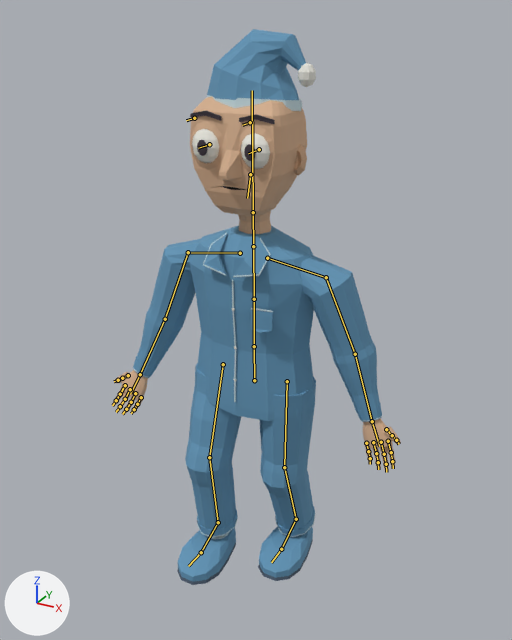
The Blender file art_source/unity/characters/human/LMS_Human_alpha.blend, before and after one commit.
Camera for both pictures: a 50 mm lens placed at (1.037, -1.875, 1.898), pointed at (0.055, -0.089, 1.005). Lighting does not change. The marker at lower left points along +X, +Y and +Z. The older version comes first. Both versions are drawn at frame 26 of the action 'Human_Walk'; the numbers are the values there. The bones that bend it are drawn over the model as lines.

Names of what the first picture shows: 'HandSkin.L', 'HandSkin.R', 'HumanBody', 'HumanHead', 'HumanNightcap'.
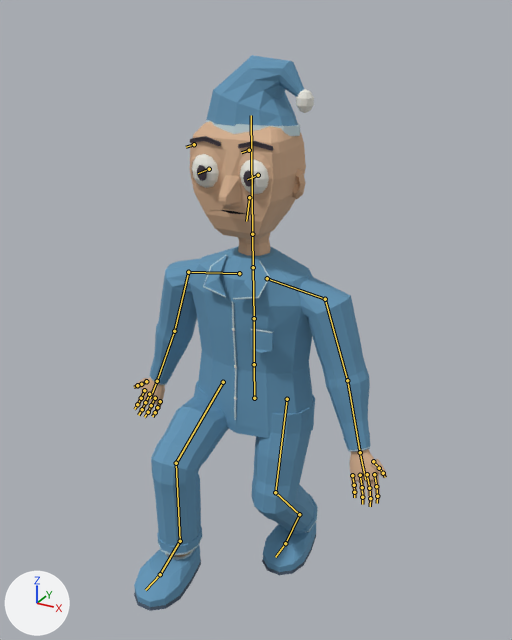
Location of each change, (x1, y1, x2, y2) in pixels of the pictures (512 x 640 px):
```json
{"object": "HumanBody", "change": "posed", "before": [133, 226, 382, 585], "after": [134, 246, 371, 611]}
{"object": "HumanHead", "change": "posed", "before": [190, 97, 307, 234], "after": [190, 121, 306, 256]}
{"object": "HumanNightcap", "change": "posed", "before": [206, 29, 316, 111], "after": [206, 55, 314, 136]}
{"object": "HandSkin.L", "change": "posed", "before": [363, 418, 401, 472], "after": [350, 449, 387, 507], "on screen": "7% taller"}
{"object": "HandSkin.R", "change": "posed", "before": [112, 370, 148, 415], "after": [134, 378, 165, 417], "on screen": "14% narrower, 13% shorter"}
{"bone": "Hips", "before": "(254, 380) to (254, 346)", "after": "(254, 398) to (254, 364)"}
{"bone": "Chest", "before": "(254, 299) to (253, 246)", "after": "(254, 318) to (253, 267)"}
{"bone": "UpperArm.L", "before": "(326, 277) to (355, 354)", "after": "(325, 299) to (347, 380)"}
{"bone": "UpperArm.R", "before": "(188, 252) to (165, 319)", "after": "(188, 272) to (174, 331)"}
{"bone": "UpperLeg.L", "before": "(287, 381) to (284, 467)", "after": "(287, 399) to (275, 492)"}
{"bone": "LowerLeg.L", "before": "(284, 467) to (296, 519)", "after": "(275, 492) to (299, 514)"}
{"bone": "Foot.L", "before": "(296, 519) to (281, 549)", "after": "(299, 514) to (285, 543)"}
{"bone": "UpperLeg.R", "before": "(223, 364) to (209, 457)", "after": "(223, 382) to (176, 463)"}
{"bone": "LowerLeg.R", "before": "(209, 457) to (218, 522)", "after": "(176, 463) to (180, 541)"}
{"bone": "Foot.R", "before": "(218, 522) to (201, 552)", "after": "(180, 541) to (160, 574)"}
```

The change, as JSON lines over the scene's bpy script:
```json
{"block": "bone_hips", "where": "bone_hips = bpy.data.objects['LMS_HumanRig'].pose.bones['Hips']  # child of 'Root'"}
{"op": "set", "path": "bone_hips.location", "old": "(0.0, -0.018, 0.0)", "new": "(0.0, -0.086, 0.0)"}
{"block": "bone_chest", "where": "bone_chest = bpy.data.objects['LMS_HumanRig'].pose.bones['Chest']  # child of 'Spine'"}
{"op": "set", "path": "bone_chest.rotation_quaternion", "old": "(1.0, 0.012, 0.0, 0.0)", "new": "(1.0, 0.02, 0.0, 0.0)", "note": "degrees (1, 0, 0) -> degrees (2, 0, 0)"}
{"block": "bone_upperarm_l", "where": "bone_upperarm_l = bpy.data.objects['LMS_HumanRig'].pose.bones['UpperArm.L']  # child of 'Shoulder.L'"}
{"op": "set", "path": "bone_upperarm_l.rotation_quaternion", "old": "(0.83, -0.047, 0.031, -0.555)", "new": "(0.83, 0.033, -0.022, -0.556)", "note": "degrees (-6, 0, -68) -> degrees (5, 0, -68)"}
{"block": "bone_upperarm_r", "where": "bone_upperarm_r = bpy.data.objects['LMS_HumanRig'].pose.bones['UpperArm.R']  # child of 'Shoulder.R'"}
{"op": "set", "path": "bone_upperarm_r.rotation_quaternion", "old": "(0.83, 0.047, 0.031, 0.555)", "new": "(0.83, -0.033, -0.022, 0.556)", "note": "degrees (6, 0, 68) -> degrees (-5, 0, 68)"}
{"block": "bone_upperleg_l", "where": "bone_upperleg_l = bpy.data.objects['LMS_HumanRig'].pose.bones['UpperLeg.L']  # child of 'Hips'"}
{"op": "set", "path": "bone_upperleg_l.rotation_quaternion", "old": "(1.0, 0.009, 0.0, 0.0)", "new": "(0.994, 0.113, 0.0, 0.0)", "note": "degrees (1, 0, 0) -> degrees (13, 0, 0)"}
{"block": "bone_lowerleg_l", "where": "bone_lowerleg_l = bpy.data.objects['LMS_HumanRig'].pose.bones['LowerLeg.L']  # child of 'UpperLeg.L'"}
{"op": "set", "path": "bone_lowerleg_l.rotation_quaternion", "old": "(0.984, -0.176, 0.0, 0.0)", "new": "(0.892, -0.452, 0.0, 0.0)", "note": "degrees (-20, 0, 0) -> degrees (-54, 0, 0)"}
{"block": "bone_foot_l", "where": "bone_foot_l = bpy.data.objects['LMS_HumanRig'].pose.bones['Foot.L']  # child of 'LowerLeg.L'"}
{"op": "set", "path": "bone_foot_l.rotation_quaternion", "old": "(0.986, 0.168, 0.0, 0.0)", "new": "(0.937, 0.348, 0.0, 0.0)", "note": "degrees (19, 0, 0) -> degrees (41, 0, 0)"}
{"block": "bone_upperleg_r", "where": "bone_upperleg_r = bpy.data.objects['LMS_HumanRig'].pose.bones['UpperLeg.R']  # child of 'Hips'"}
{"op": "set", "path": "bone_upperleg_r.rotation_quaternion", "old": "(0.989, 0.15, 0.0, 0.0)", "new": "(0.854, 0.52, 0.0, 0.0)", "note": "degrees (17, 0, 0) -> degrees (63, 0, 0)"}
{"block": "bone_lowerleg_r", "where": "bone_lowerleg_r = bpy.data.objects['LMS_HumanRig'].pose.bones['LowerLeg.R']  # child of 'UpperLeg.R'"}
{"op": "set", "path": "bone_lowerleg_r.rotation_quaternion", "old": "(0.977, -0.214, 0.0, 0.0)", "new": "(0.855, -0.519, 0.0, 0.0)", "note": "degrees (-25, 0, 0) -> degrees (-62, 0, 0)"}
{"block": "bone_foot_r", "where": "bone_foot_r = bpy.data.objects['LMS_HumanRig'].pose.bones['Foot.R']  # child of 'LowerLeg.R'"}
{"op": "set", "path": "bone_foot_r.rotation_quaternion", "old": "(0.998, 0.065, 0.0, 0.0)", "new": "(1.0, -0.002, 0.0, 0.0)", "note": "degrees (7, 0, 0) -> degrees (0, 0, 0)"}
```
